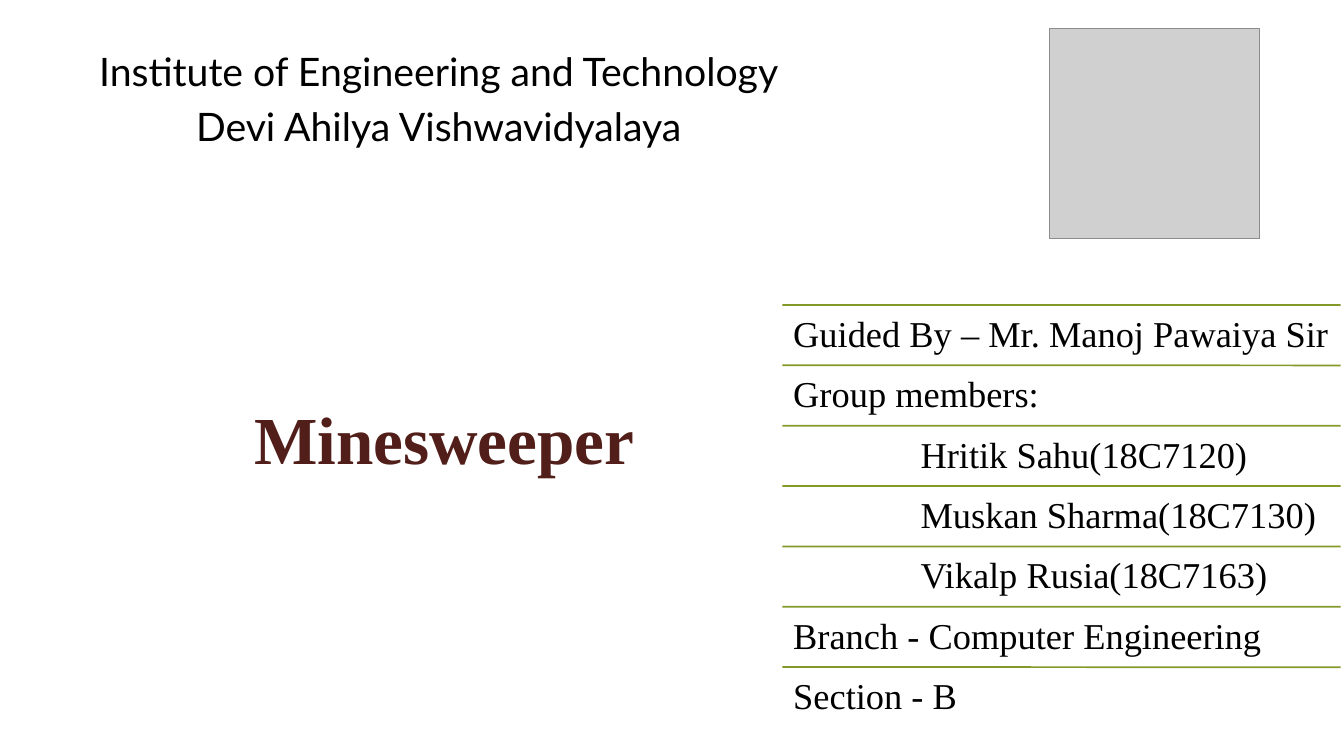
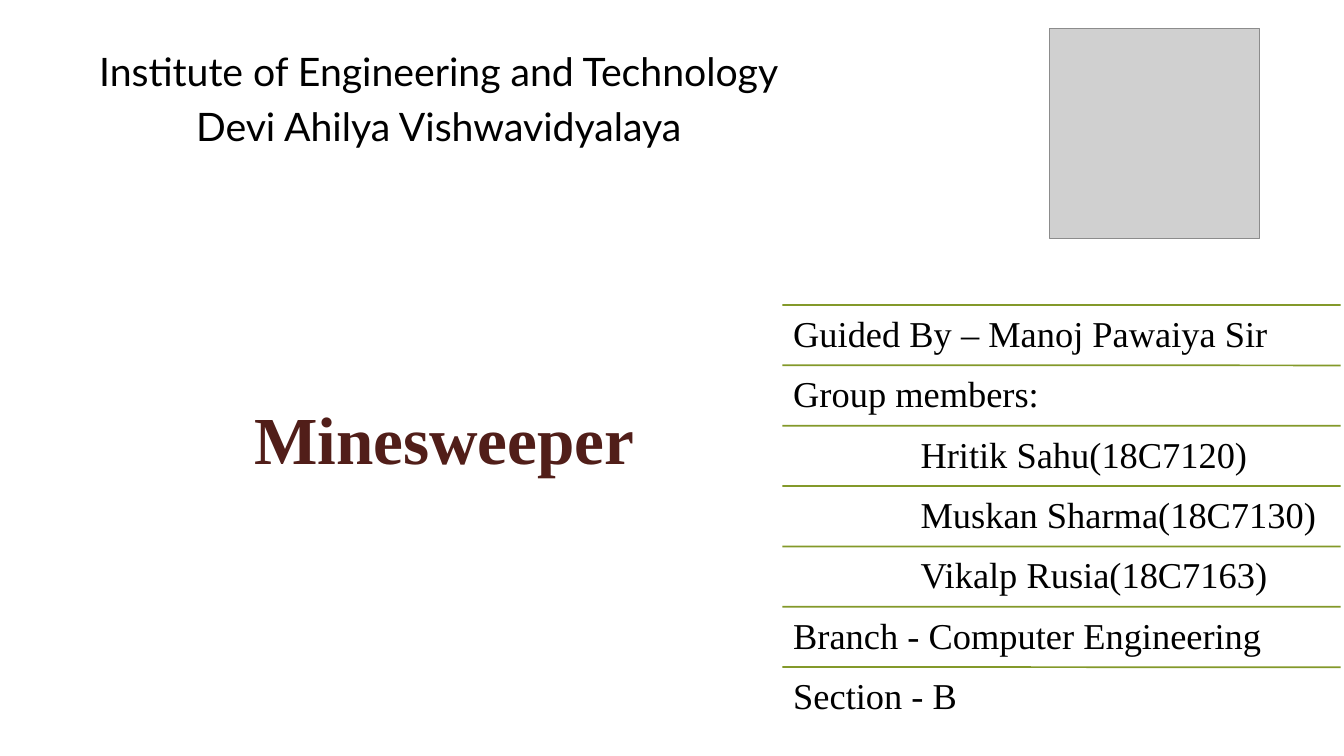
Before and after one commit to VikalpRusia/MineSweeper, a slide deck: slide 1 of documents/ppt/minesweeper_ppt.pptx. Drawn at 1344x756 pixels with LibreOffice and Linux fonts; fonts in the diff are those of the drawing; grey boxes stand for pictures; background and template pictures are left out. Boxes give left, top, right and bottom in pixels: in the first picture for what was removed or moved away, otherwise in the second. Text is boxed around its words. In the diff, an @@ line names an element or a change of style, - is before the commit and + after.

```diff
--- a/documents/ppt/minesweeper_ppt.pptx
+++ b/documents/ppt/minesweeper_ppt.pptx
@@ text at [793,321,1267,354]: text changed @@
-Guided By – Mr. Manoj Pawaiya Sir
+Guided By – Manoj Pawaiya Sir
```
Also in this commit, not shown: 1 other slide changed, 4 other files.
